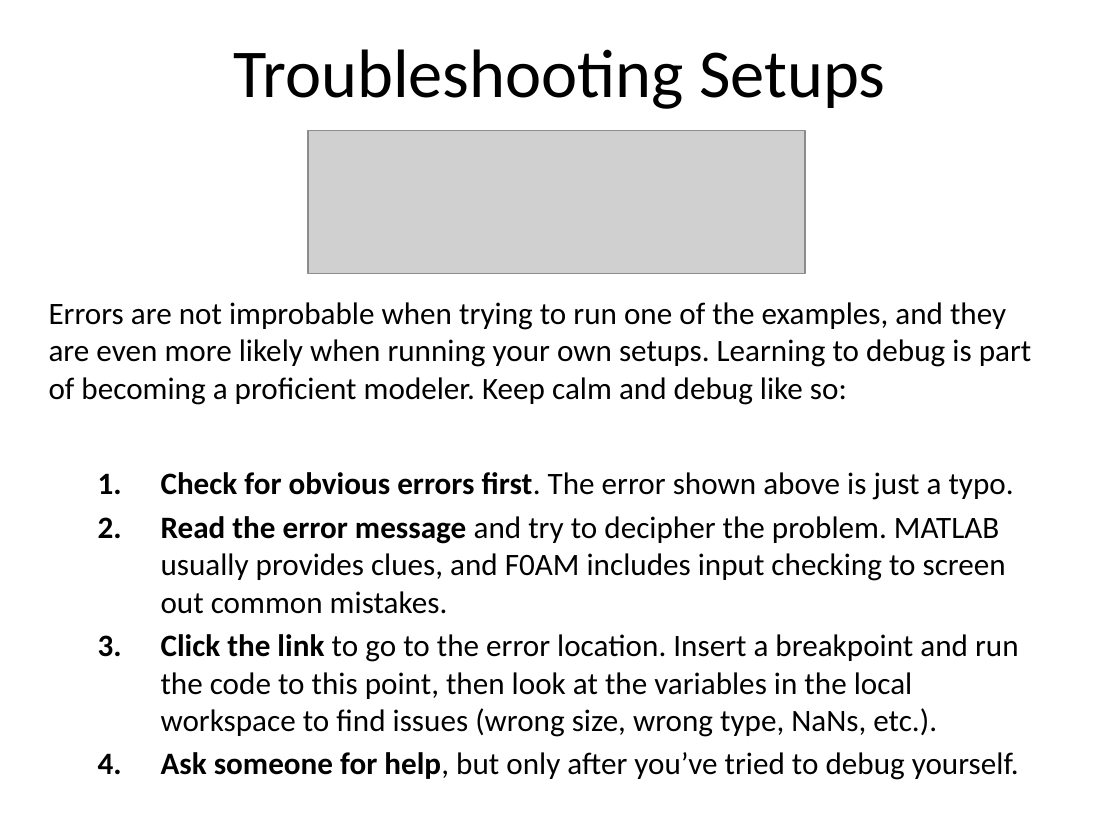
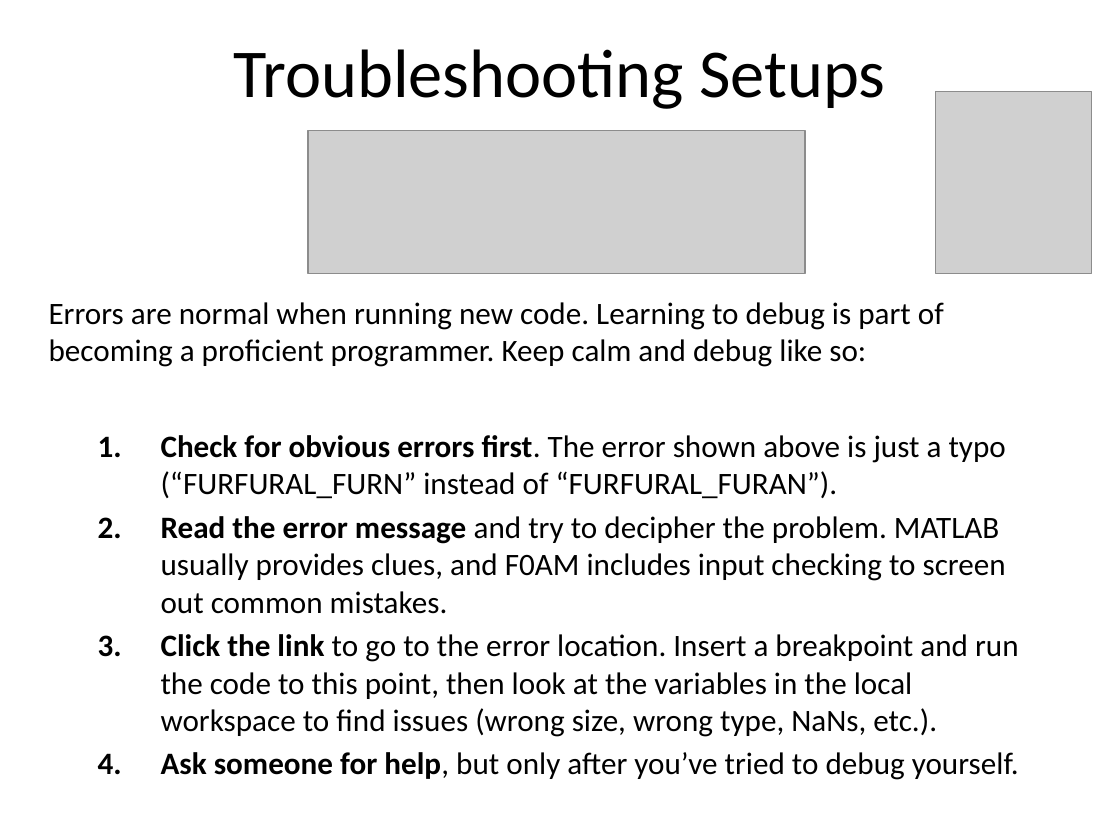
Before and after one commit to AirChem/F0AM, a slide deck: slide 9 of Docs/F0AM_GettingStarted.pptx. Drawn at 1120x840 pixels with LibreOffice and Linux fonts; fonts in the diff are those of the drawing; grey boxes stand for pictures. Boxes give left, top, right and bottom in pixels: in the first picture for what was removed or moved away, otherwise in the second. Text is boxed around its words. In the diff, an @@ line names an element or a change of style, - is before the commit and + after.

```diff
--- a/Docs/F0AM_GettingStarted.pptx
+++ b/Docs/F0AM_GettingStarted.pptx
@@ picture added at <box>935,92,1091,274</box> @@
@@ text at <box>49,302,1006,499</box>: text changed @@
-Errors are not improbable when trying to run one of the examples, and they are even more likely when running your own setups. Learning to debug is part of becoming a proficient modeler. Keep calm and debug like so:
-  1. Check for obvious errors first. The error shown above is just a typo.
+Errors are normal when running new code. Learning to debug is part of becoming a proficient programmer. Keep calm and debug like so:
+  1. Check for obvious errors first. The error shown above is just a typo (“FURFURAL_FURN” instead of “FURFURAL_FURAN”).
```
Also in this commit, not shown: 1 other slide changed, 35 other files.
